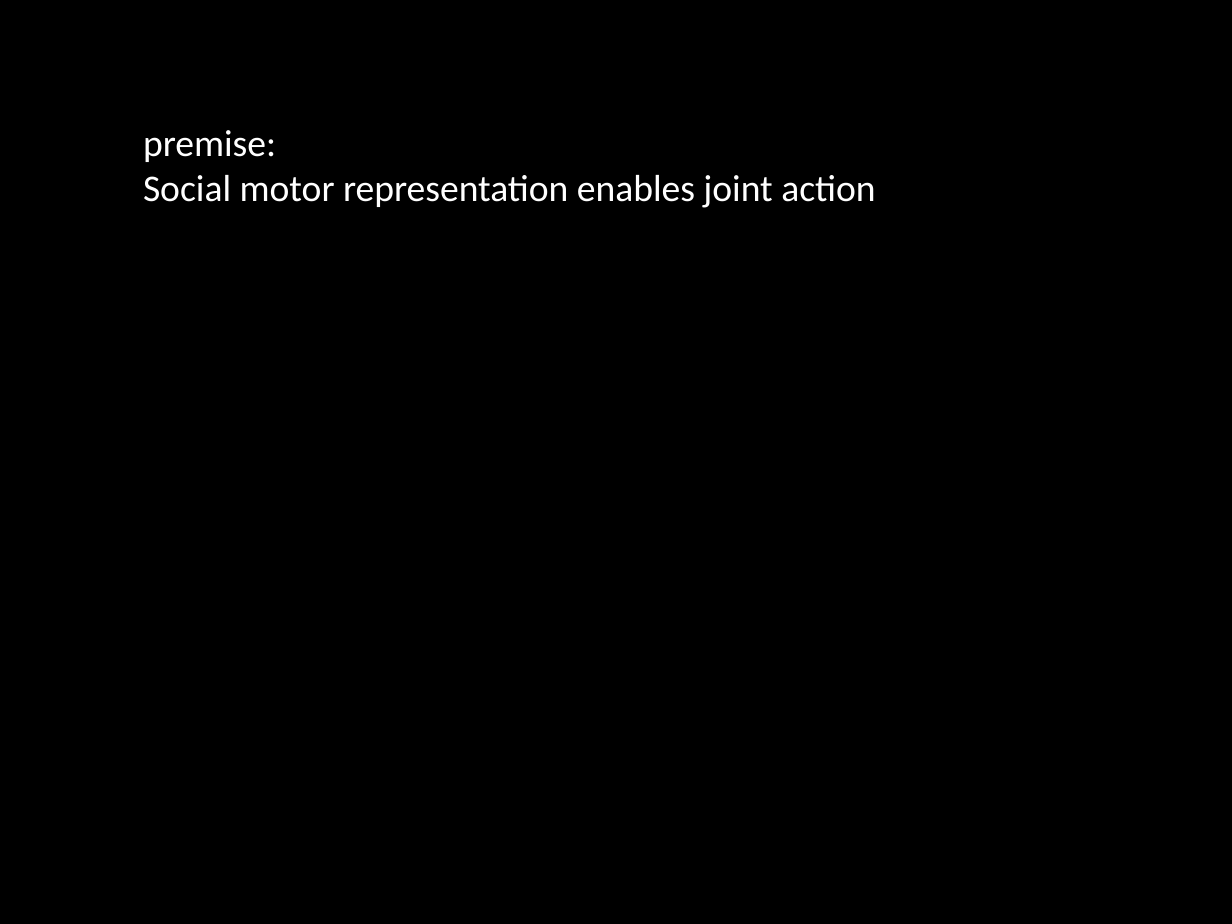
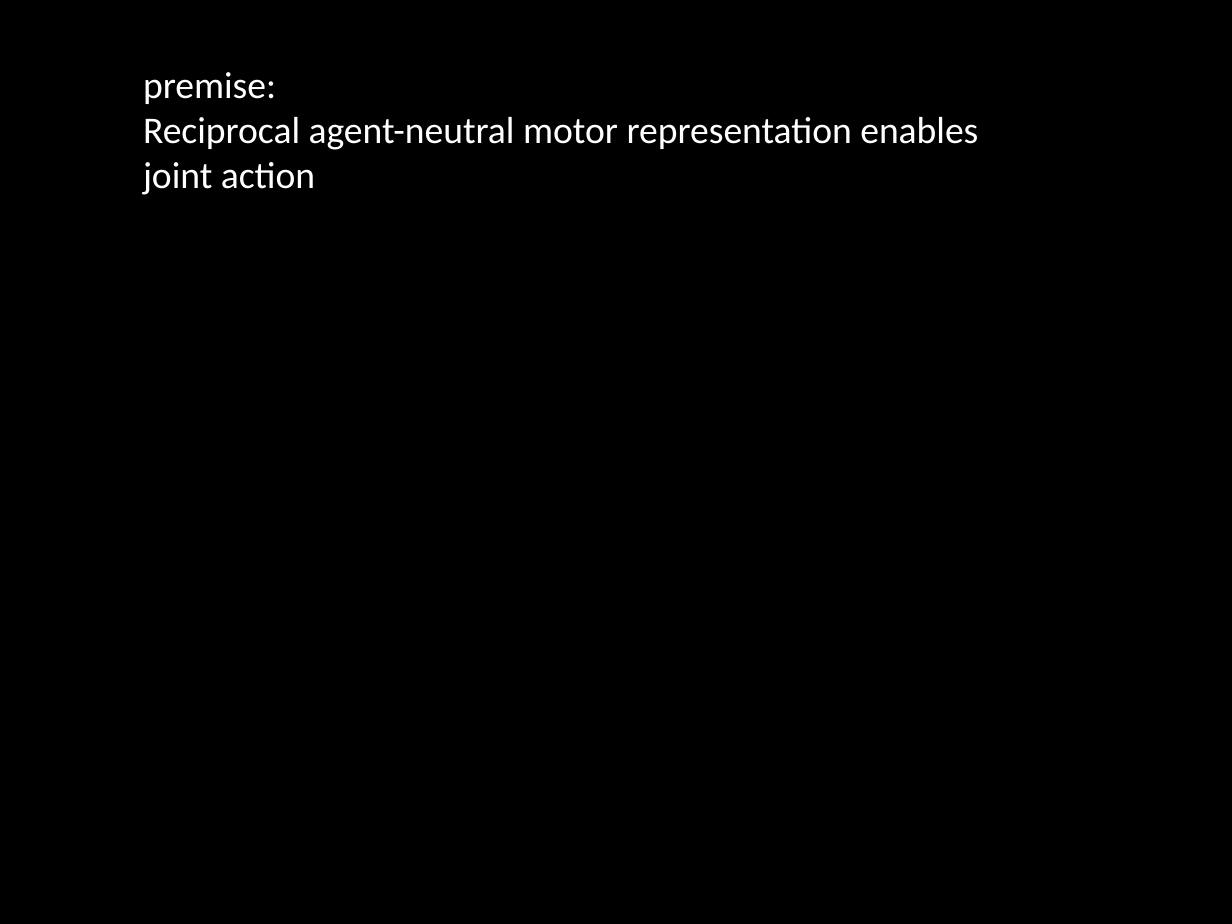
Before and after one commit to butterfill/writing, a slide deck: slide 2 of conf joint action --- sharing goals vs sharing intentions cambridge 2012 talk/intention and motor representation in joint action v2.pptx (slide 3 before the commit). Drawn at 1232x924 pixels with LibreOffice and Linux fonts; fonts in the diff are those of the drawing. Boxes give left, top, right and bottom in pixels: in the first picture for what was removed or moved away, otherwise in the second. Text is boxed around its words. In the diff, an @@ line names an element or a change of style, - is before the commit and + after.

```diff
--- a/conf joint action --- sharing goals vs sharing intentions cambridge 2012 talk/intention and motor representation in joint action v2.pptx
+++ b/conf joint action --- sharing goals vs sharing intentions cambridge 2012 talk/intention and motor representation in joint action v2.pptx
@@ text "premise:": place and size @@
-text "premise:" at [143, 130, 875, 208]
+text "premise:" at [143, 72, 978, 195]
@@ text at [143, 117, 978, 195]: text changed @@
-Social motor representation enables joint action
+Reciprocal agent-neutral motor representation enables joint action
```
Also in this commit, not shown: 17 other slides changed, 8 slides added, 1 slide removed.
